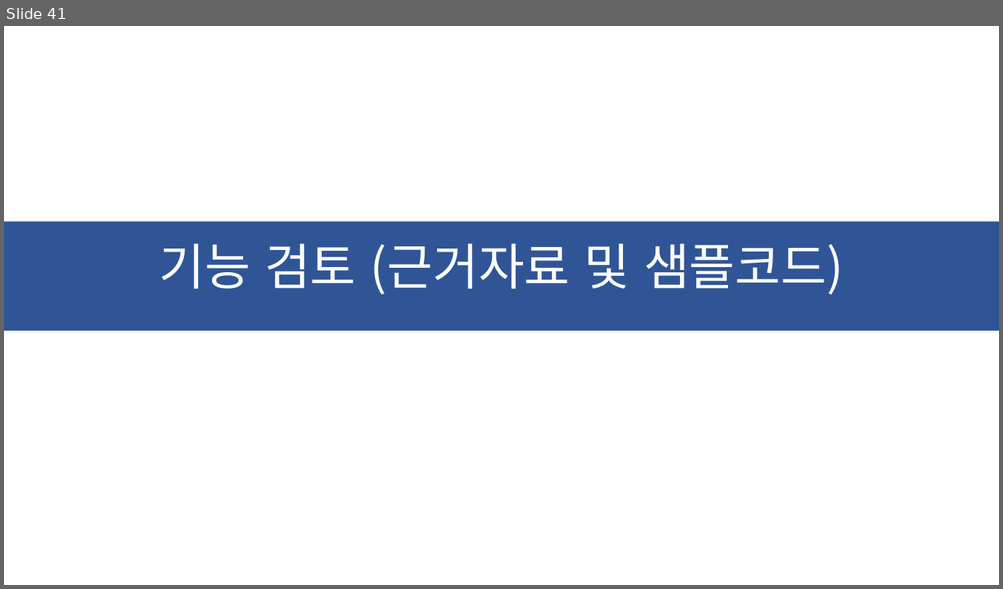
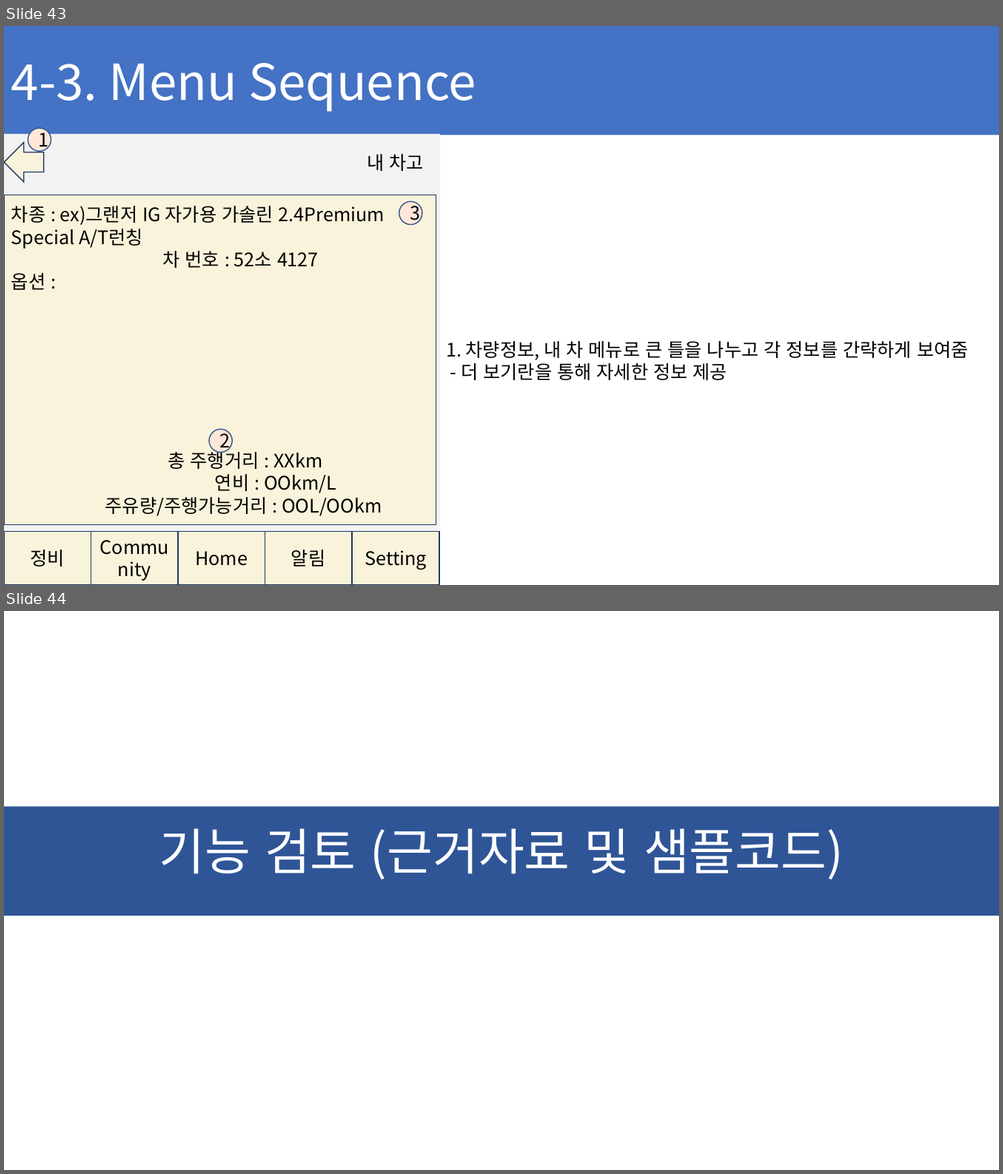
Before and after one commit to ChaeSung-Lee/DJ_InternShip, a slide deck: 2021_Summer/jp.hong/Project_BnC_jph.pptx. Shown one above the other, each under a label of ours: slide 41 before the commit, slides 43 and 44 after it. The pictures are 1003x589 and 1003x1174 pixels, drawn with LibreOffice and Linux fonts; fonts in the diff are those of the drawing. Boxes give left, top, right and bottom in pixels: in the first picture for what was removed or moved away, otherwise in the second. Text is boxed around its words. In the diff, an @@ line names an element or a change of style, - is before the commit and + after.

Commit message:
add menu_sequence

```diff
--- a/2021_Summer/jp.hong/Project_BnC_jph.pptx
+++ b/2021_Summer/jp.hong/Project_BnC_jph.pptx
@@ slide 43 added at [4, 26, 999, 585], background #FFFFFF @@
@@ rectangle added at [4, 26, 999, 135], fill #4472C4, 48 pt, text #FFFFFF @@
+4-3. Menu Sequence
@@ ellipse added at [28, 128, 51, 151], fill #FFE7D8, outline #325491 1 pt, 18 pt, text #000000 @@
+1
@@ left arrow added at [4, 142, 43, 182], fill #FAF3DB, outline #223961 1 pt @@
@@ text added at [367, 154, 423, 171], 18 pt, text #000000 @@
+내 차고
@@ group added at [4, 134, 440, 585]: 7 rectangles @@
+정비
+Community
+Home
+알림
+Setting
+차종 : ex)그랜저 IG 자가용 가솔린 2.4Premium Special A/T런칭
+차 번호 : 52소 4127
+옵션 :
+총 주행거리 : XXkm
+연비 : OOkm/L
+주유량/주행가능거리 : OOL/OOkm
@@ ellipse added at [398, 201, 422, 224], fill #FFE7D8, outline #325491 1 pt, 18 pt, text #000000 @@
+3
@@ text added at [446, 341, 968, 380], 18 pt, text #000000 @@
+1. 차량정보, 내 차 메뉴로 큰 틀을 나누고 각 정보를 간략하게 보여줌
+- 더 보기란을 통해 자세한 정보 제공
@@ ellipse added at [209, 429, 233, 453], fill #FFE7D8, outline #325491 1 pt, 18 pt, text #000000 @@
+2
@@ what was slide 41 is now slide 44 @@
```
Also in this commit, not shown: 3 slides changed, 2 other slides added.
